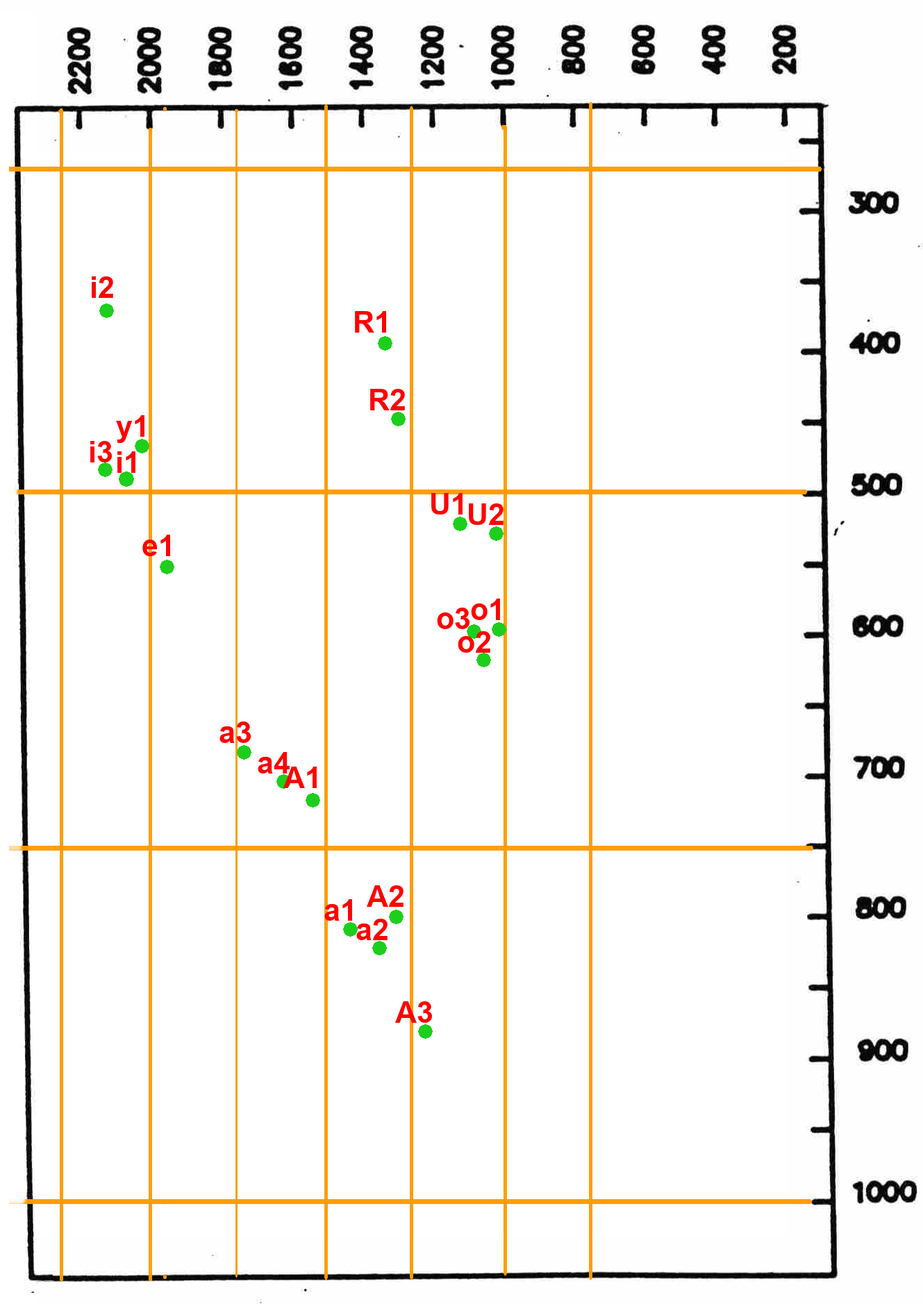
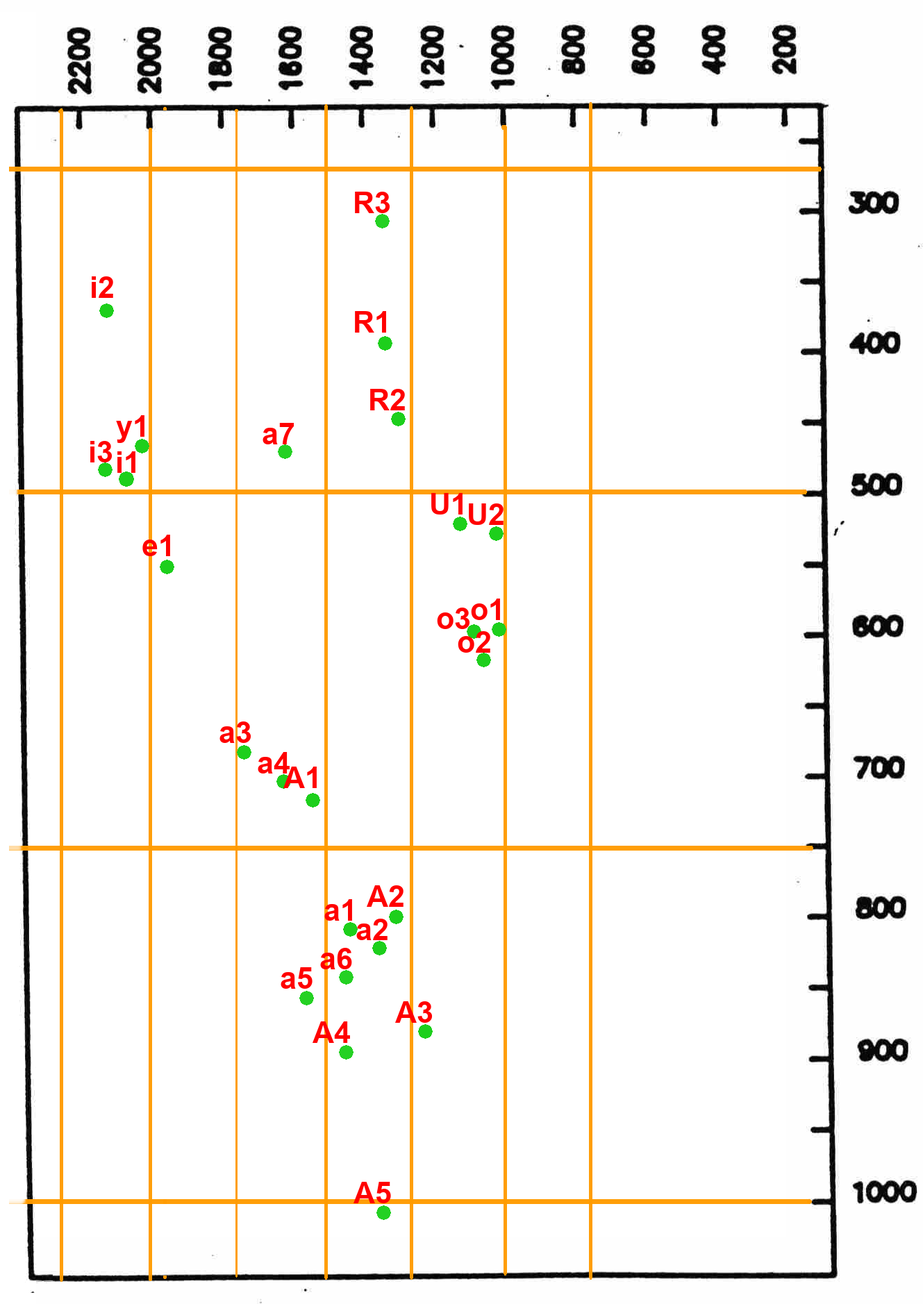
Revision of a layered w=923, h=1304 image; what changed, layer by layer:
added layer "a6" above "a7" over box(320, 947, 353, 970)
added layer "a7" above "A4" over box(262, 422, 294, 445)
added layer "A4" above "A5" over box(312, 1021, 350, 1043)
added layer "A5" above "R3" over box(353, 1181, 391, 1204)
added layer "R3" above "f1 f2 points" over box(354, 191, 391, 214)
painted on "f1 f2 points" over box(277, 213, 391, 1221)
added layer "a5" above "horixzontal" over box(280, 967, 313, 989)
